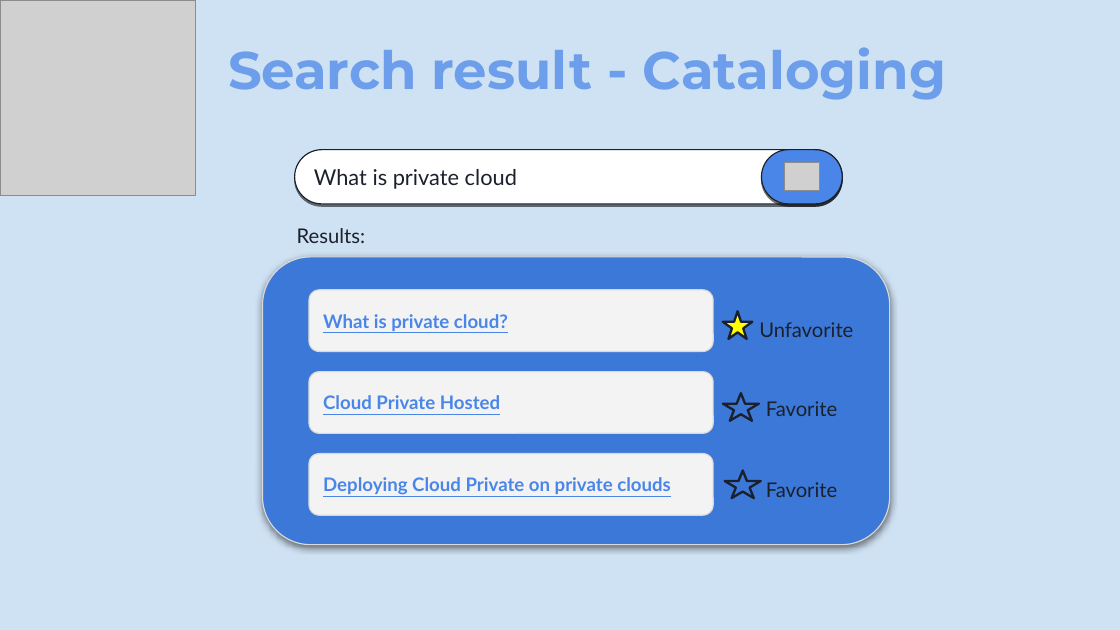
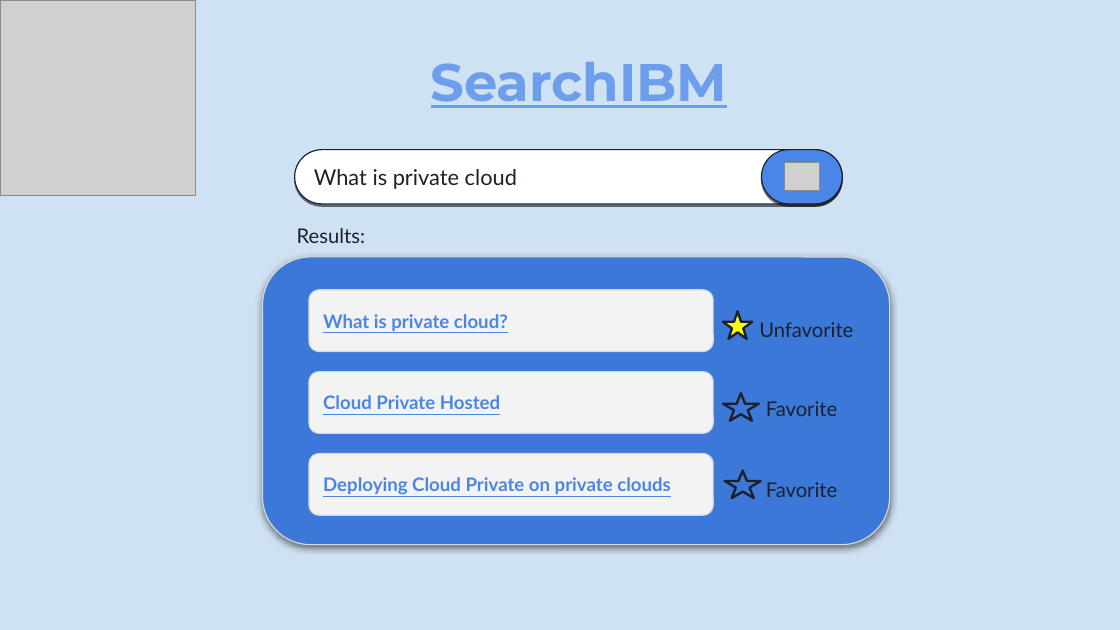
Before and after one commit to ShlomiFridman/PhoenixProject2025, a slide deck: slide 3 of Assignments/Assignment 1/HW1_Phoenix - screens.pptx. Drawn at 1120x630 pixels with LibreOffice and Linux fonts; fonts in the diff are those of the drawing; grey boxes stand for pictures. Boxes give left, top, right and bottom in pixels: in the first picture for what was removed or moved away, otherwise in the second. Text is boxed around its words. In the diff, an @@ line names an element or a change of style, - is before the commit and + after.

```diff
--- a/Assignments/Assignment 1/HW1_Phoenix - screens.pptx
+++ b/Assignments/Assignment 1/HW1_Phoenix - screens.pptx
@@ title removed at <box>228,47,947,100</box> @@
-Search result - Cataloging
@@ title added at <box>431,62,728,108</box>, 34 pt, text #6D9EEB, bold, underline @@
+SearchIBM
```
Also in this commit, not shown: 1 other slide changed, 2 other files.
